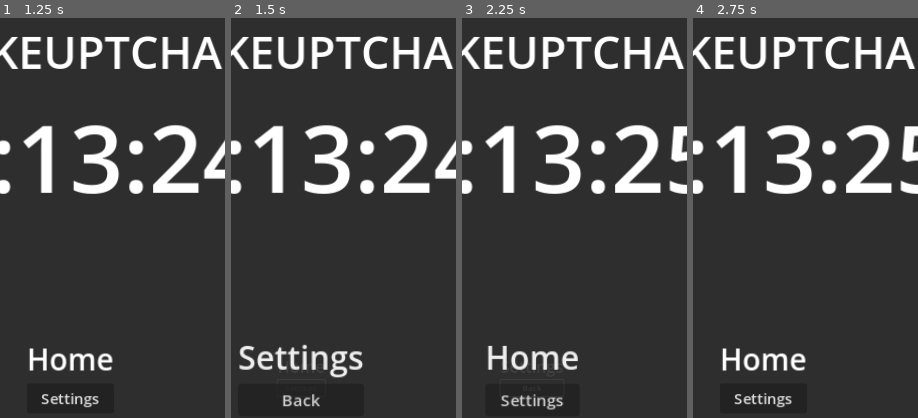
Above: before the commit, frames 1-4 (left to right).
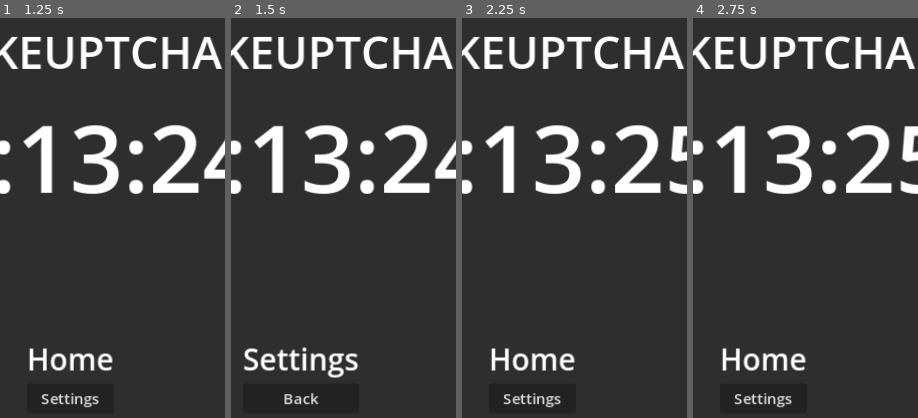
Above: after the commit, the same moments.

Repository: IrregularCelery/wakeuptcha
Game: Godot game, scene res://scenes/main.tscn
Two runs of this game, one before a commit and one after it. Both use one fixed random seed, a clock stepped at 60 frames per second and the inputs below.
Inputs:
- Up to frame 1 (1.25 s): tap Enter at 0.5 s
- Up to frame 2 (1.5 s): click "Settings" at 1.25 s
- Up to frame 3 (2.25 s): click "Back" at 2 s
- Up to frame 4 (2.75 s): no input
The pictures show only the part of the screen within x 34-84%, y 5-55%; the shares and areas given below are measured in that part.

Frame 1 is identical in both runs. In frame 2, 2.3% of the frame differs, in the area x 3-59%, y 81-98%; in frame 3, 1.8%; in frame 4, nothing differs.

Commit message:
Fix `slide` animation for `ViewManager`

Diff:
--- a/scenes/views/settings.tscn
+++ b/scenes/views/settings.tscn
@@ -25,9 +25,9 @@
 anchor_top = 0.5
 anchor_right = 0.5
 anchor_bottom = 0.5
-offset_left = -46.5
+offset_left = -62.0
 offset_top = -40.0
-offset_right = 46.5
+offset_right = 62.0
 offset_bottom = 40.0
 grow_horizontal = 2
 grow_vertical = 2
--- a/scripts/app.gd
+++ b/scripts/app.gd
@@ -13,6 +13,8 @@
 	ViewManager.configure({
 		"cache_enabled": true,
 		"max_cached_views": 5,
+		"animation_duration": 0.1,
+		"default_transition": "slide",
 	})
 	ViewManager.preload_views({
 		"home": "res://scenes/views/home.tscn",
--- a/scripts/view_manager.gd
+++ b/scripts/view_manager.gd
@@ -4,11 +4,11 @@
 var view_instances := {}
 var current_view: Control = null
 var current_view_name: String = ""
-var animation_duration := 0.2
+var animation_duration := 0.25
 var is_transitioning := false
 var transition_queue := []
 
-var default_transition := "zoom"
+var default_transition := "fade"
 
 var cache_enabled := false
 var max_cached_views := 3
@@ -166,6 +166,8 @@
 
 
 func _animate_slide(tween: Tween, new_view: Control) -> void:
+	new_view.position = Vector2.ZERO
+
 	var offset := Vector2(0.0, 20.0)
 	var current_position := new_view.position
 
